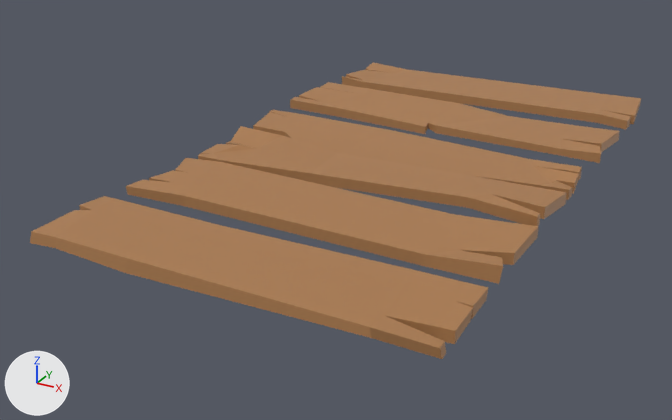
The FBX model Assets/Assets_3D_import/Planks/plank04.fbx, before and after one commit.
One viewpoint serves both versions: a 50 mm lens placed at (0.944, -2.051, 0.844), pointed at (-0.103, -0.146, -0.108). Arrows for +X, +Y and +Z are at lower left; the lights stay in place. Where no turn or scale is listed for an object, it has been applied to the vertices.
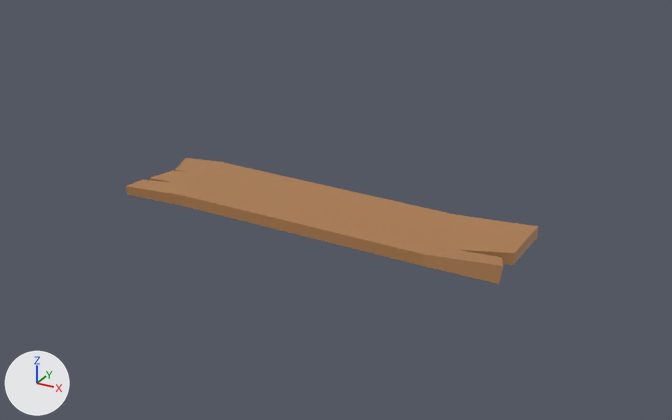
Pixel boxes (x1, y1, x2, y2) of what changed, in the pictures (672 x 420 px):
'Plane', deleted (brown): before (30, 196, 488, 359)
'Plane.002', deleted (brown): before (198, 110, 582, 226)
'Plane.003', deleted (brown): before (290, 82, 620, 163)
'Plane.004', deleted (brown): before (342, 62, 641, 129)

Patch to the scene script:
```diff
--- a/Assets/Assets_3D_import/Planks/plank04.fbx.py
+++ b/Assets/Assets_3D_import/Planks/plank04.fbx.py
@@ ob_plane_002 @@
-ob_plane_002 = bpy.data.objects.new('Plane.002', me_plane_003)
-ob_plane_002.location = (0.0, 0.03, 0.0)
@@ ob_plane @@
-ob_plane = bpy.data.objects.new('Plane', me_plane_001)
-ob_plane.location = (0.0, -0.706, 0.0)
@@ ob_plane_004 @@
-ob_plane_004 = bpy.data.objects.new('Plane.004', me_plane_005)
-ob_plane_004.location = (0.0, 0.658, 0.0)
@@ ob_plane_003 @@
-ob_plane_003 = bpy.data.objects.new('Plane.003', me_plane_004)
-ob_plane_003.location = (0.0, 0.336, 0.0)
```
